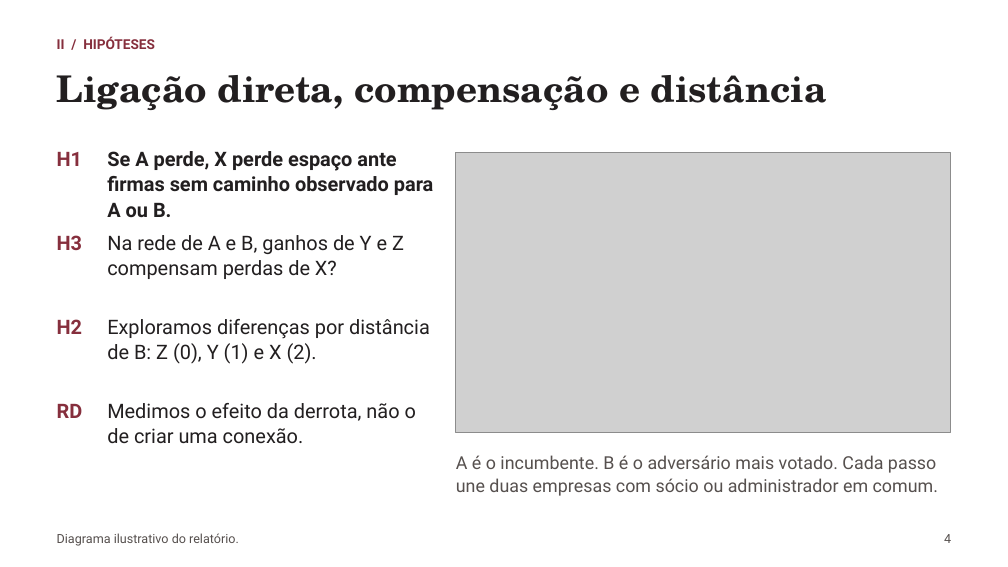
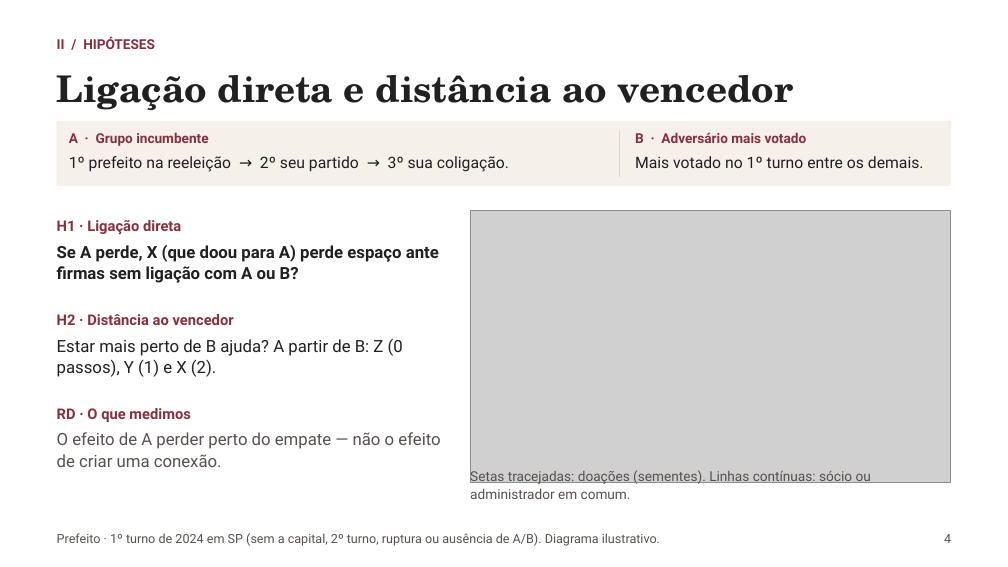
Before and after one commit to rafaelt0/redes-empresariais-alternancia-politica, a slide deck: slide 4 of output/deck.pptx. Drawn at 1008x567 pixels with LibreOffice and Linux fonts; fonts in the diff are those of the drawing; grey boxes stand for pictures. Boxes give left, top, right and bottom in pixels: in the first picture for what was removed or moved away, otherwise in the second. Text is boxed around its words. In the diff, an @@ line names an element or a change of style, - is before the commit and + after.

Commit message:
feat: explicar definição de A e destacar resultado de H1
- Atualizar slides e guia com critérios para classificar incumbente e adversário
- Dar destaque ao contraste principal de H1 e revisar sua explicação

```diff
--- a/output/deck.pptx
+++ b/output/deck.pptx
@@ text at (57,75,794,110): text changed @@
-Ligação direta, compensação e distância
+Ligação direta e distância ao vencedor
@@ rectangle added at (57,121,951,186), fill #F6F0EB @@
@@ text added at (69,132,208,146), 13 pt, text #862F3D, bold @@
+A · Grupo incumbente
@@ line added from (620, 130) to (620, 177), #DFD5CE 0.9 pt @@
@@ text at (635,132,807,143): text changed; size 19 to 13 pt; text colour #221F20 to #862F3D; bold on @@
-Na rede de A e B, ganhos de Y e Z compensam perdas de X?
+B · Adversário mais votado
@@ text removed at (57,152,82,166) @@
-H1
@@ text added at (69,156,509,172), 15 pt, text #221F20 @@
+1º prefeito na reeleição → 2º seu partido → 3º sua coligação.
@@ text added at (635,156,924,168), 15 pt, text #221F20 @@
+Mais votado no 1º turno entre os demais.
@@ text removed at (57,235,82,250) @@
-H3
@@ text added at (57,220,181,235), 14 pt, text #862F3D, bold @@
+H1 · Ligação direta
@@ picture: place and size @@
-picture at (456,153,951,433)
+picture at (470,210,951,482)
@@ text at (57,245,439,283): text changed; size 19 to 16 pt @@
-Se A perde, X perde espaço ante firmas sem caminho observado para A ou B.
+Se A perde, X (que doou para A) perde espaço ante firmas sem ligação com A ou B?
@@ text removed at (57,319,82,334) @@
-H2
@@ text added at (57,314,234,325), 14 pt, text #862F3D, bold @@
+H2 · Distância ao vencedor
@@ text at (57,338,403,377): text changed; size 19 to 16 pt @@
-Exploramos diferenças por distância de B: Z (0), Y (1) e X (2).
+Estar mais perto de B ajuda? A partir de B: Z (0 passos), Y (1) e X (2).
@@ text removed at (57,404,83,418) @@
-RD
@@ text added at (57,408,191,422), 14 pt, text #862F3D, bold @@
+RD · O que medimos
@@ text at (57,432,440,467): text changed; size 19 to 16 pt; text colour #221F20 to #56504E @@
-Medimos o efeito da derrota, não o de criar uma conexão.
+O efeito de A perder perto do empate — não o efeito de criar uma conexão.
@@ text at (470,469,871,499): text changed; size 17 to 13 pt @@
-A é o incumbente. B é o adversário mais votado. Cada passo une duas empresas com sócio ou administrador em comum.
+Setas tracejadas: doações (sementes). Linhas contínuas: sócio ou administrador em comum.
@@ text at (57,533,660,546): text changed @@
-Diagrama ilustrativo do relatório.
+Prefeito · 1º turno de 2024 em SP (sem a capital, 2º turno, ruptura ou ausência de A/B). Diagrama ilustrativo.
```
Also in this commit, not shown: 6 other slides changed, 1 slide added, 1 slide removed, 4 other files.
